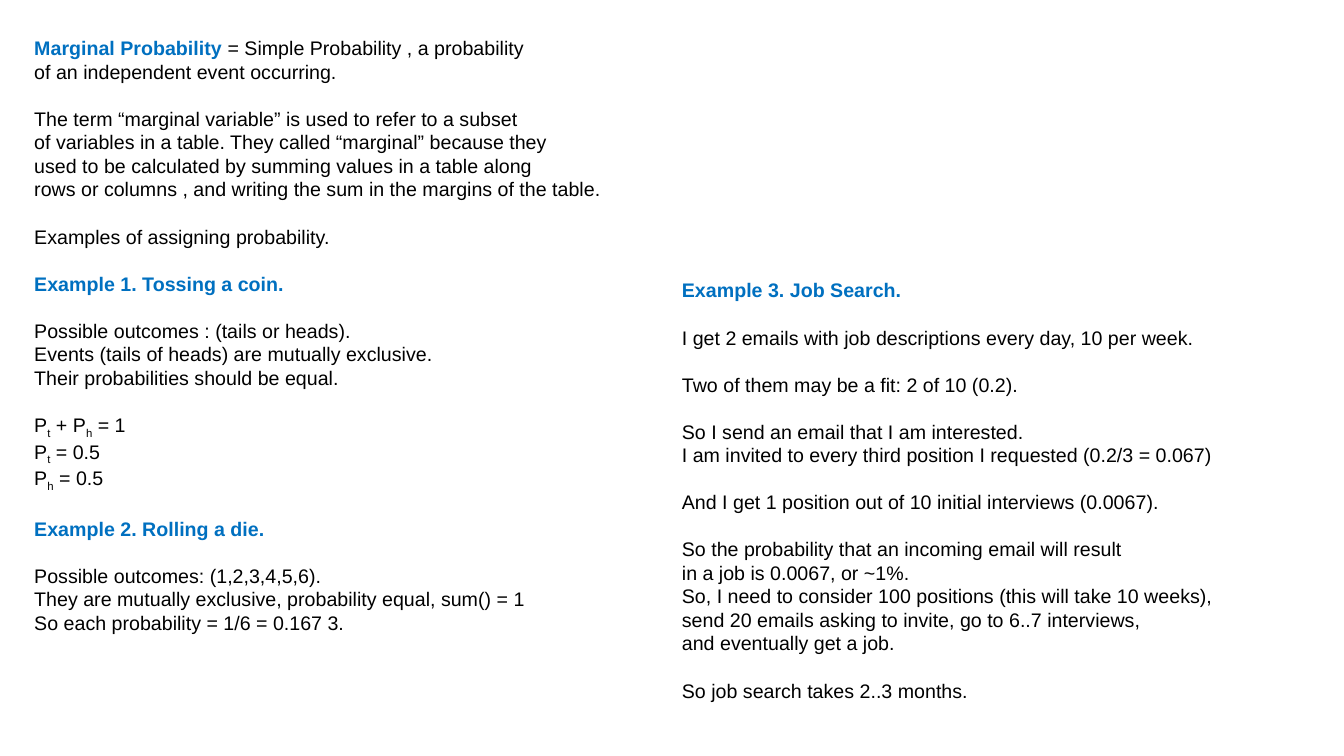
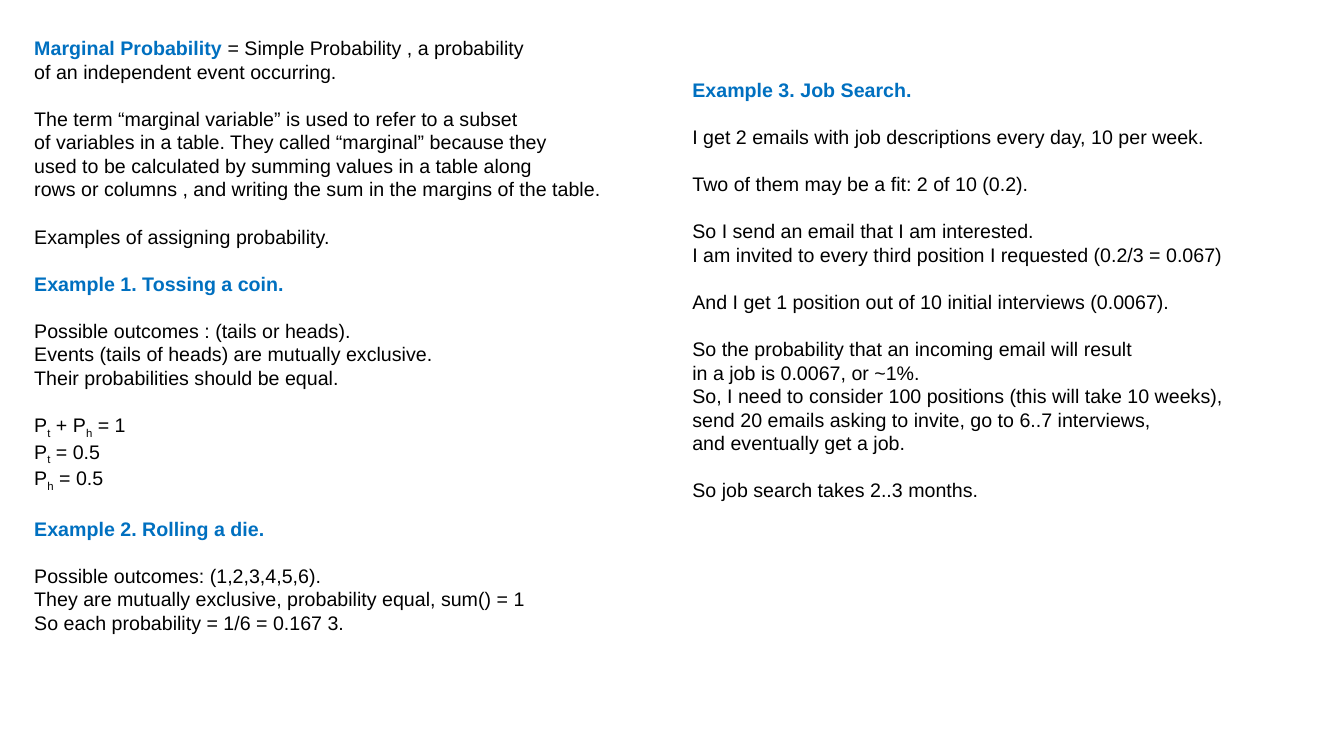
Before and after one commit to lselector/ml_ai_doc, a slide deck: slide 2 of statistics.pptx. Drawn at 1344x756 pixels with LibreOffice and Linux fonts; fonts in the diff are those of the drawing. Boxes give left, top, right and bottom in pixels: in the first picture for what was removed or moved away, otherwise in the second. Text is boxed around its words. In the diff, an @@ line names an element or a change of style, - is before the commit and + after.

```diff
--- a/statistics.pptx
+++ b/statistics.pptx
@@ text "Example 3. Job Search.": place and size @@
-text "Example 3. Job Search." at [682, 282, 1212, 702]
+text "Example 3. Job Search." at [692, 82, 1223, 501]
```
Also in this commit, not shown: 10 other slides changed, 2 slides added, 1 slide removed, 1 other file.
